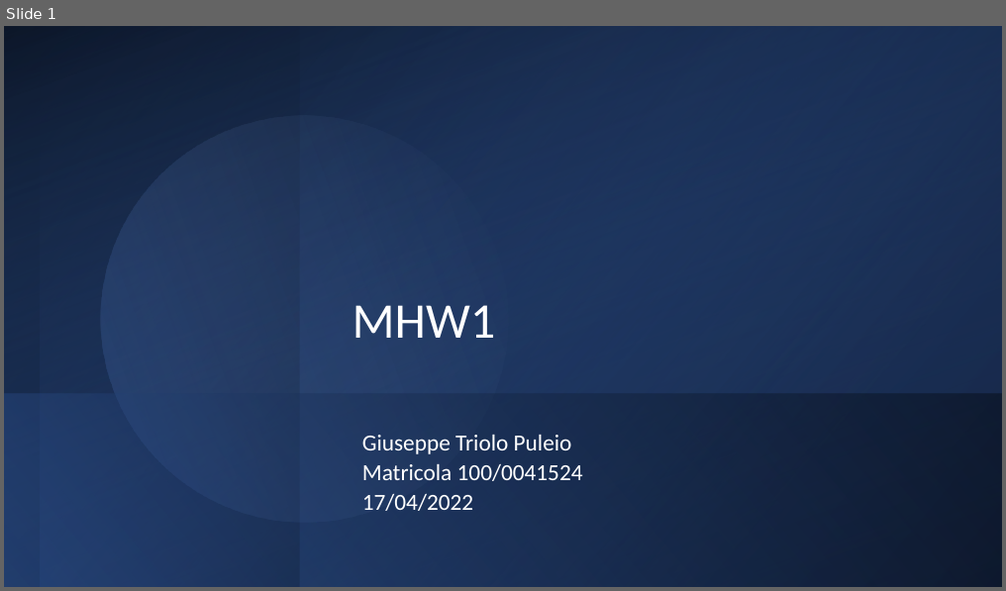
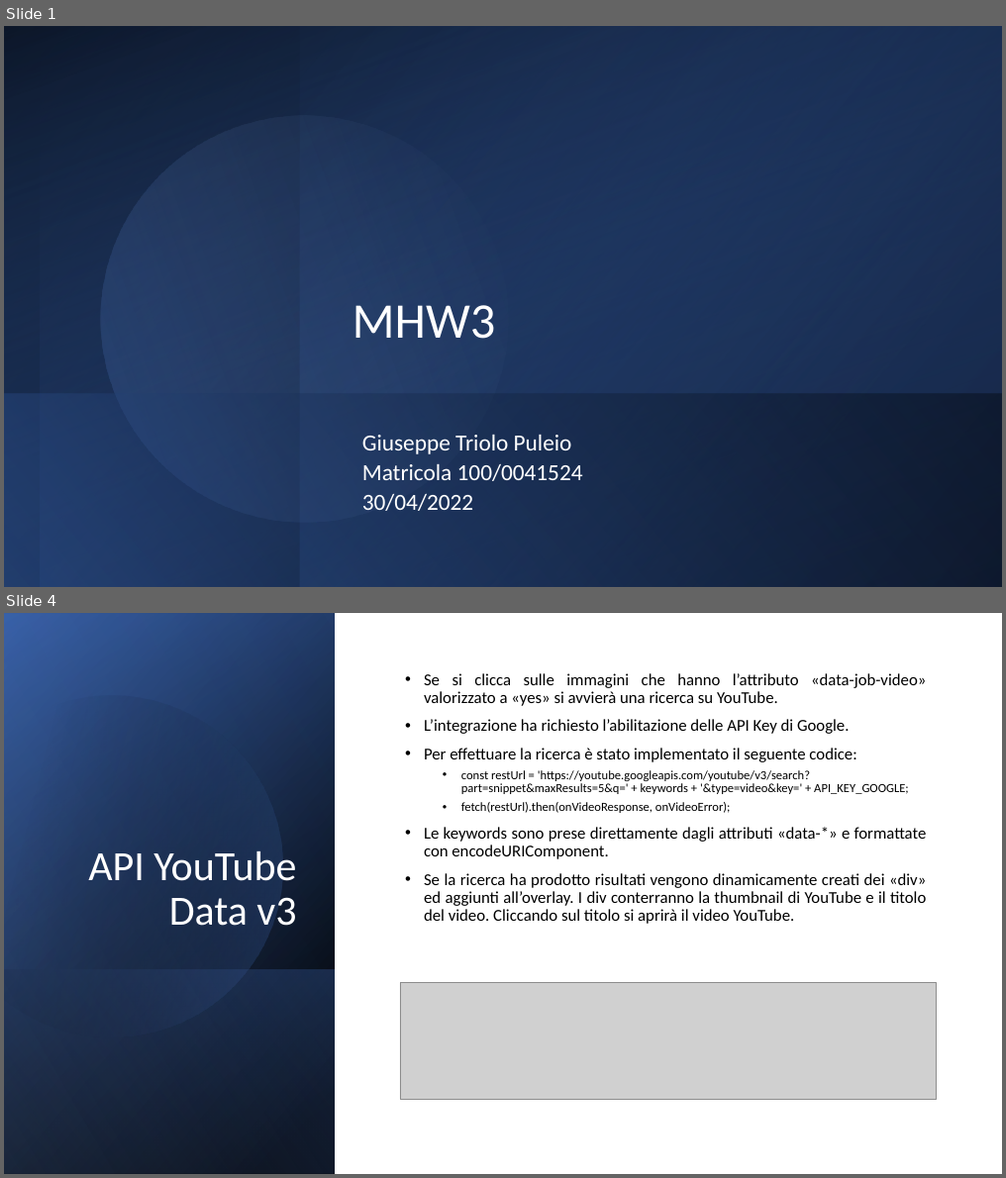
Before and after one commit to gtriolo87/mhw3, a slide deck: mhw3.pptx. Shown one above the other, each under a label of ours: slide 1 before the commit, slides 1 and 4 after it; the slides between them are not shown. The pictures are 1006x591 and 1006x1178 pixels, drawn with LibreOffice and Linux fonts; fonts in the diff are those of the drawing; grey boxes stand for pictures. Boxes give left, top, right and bottom in pixels: in the first picture for what was removed or moved away, otherwise in the second. Text is boxed around its words. In the diff, an @@ line names an element or a change of style, - is before the commit and + after.

```diff
--- a/mhw3.pptx
+++ b/mhw3.pptx
@@ slide 4 added at <box>4,613,1002,1174</box>, background #FFFFFF @@
@@ rectangle added at <box>4,613,1002,1174</box>, fill #FFFFFF @@
@@ rectangle added at <box>4,613,335,1174</box>, fill gradient #000000 to #2F5597 @@
@@ rectangle added at <box>4,614,335,1174</box>, fill gradient #000000 to #4472C4 @@
@@ rectangle added at <box>4,613,335,1173</box>, fill gradient #000000 to #8FAADC @@
@@ freeform shape added at <box>4,655,324,1072</box>, fill gradient #000000 to #4472C4 @@
@@ text added at <box>424,673,927,924</box>, 16 pt, text #000000 @@
+• Se si clicca sulle immagini che hanno l’attributo «data-job-video» valorizzato a «yes» si avvierà una ricerca su YouTube.
+• L’integrazione ha richiesto l’abilitazione delle API Key di Google.
+• Per effettuare la ricerca è stato implementato il seguente codice:
+  • const restUrl = 'https://youtube.googleapis.com/youtube/v3/search?part=snippet&maxResults=5&q=' + keywords + '&type=video&key=' + API_KEY_GOOGLE;
+  • fetch(restUrl).then(onVideoResponse, onVideoError);
+• Le keywords sono prese direttamente dagli attributi «data-*» e formattate con encodeURIComponent.
+• Se la ricerca ha prodotto risultati vengono dinamicamente creati dei «div» ed aggiunti all’overlay. I div conterranno la thumbnail di YouTube e il titolo del video. Cliccando sul titolo si aprirà il video YouTube.
@@ title added at <box>88,852,296,926</box>, 40 pt, text #FFFFFF @@
+API YouTube Data v3
@@ rectangle added at <box>4,969,335,1174</box>, fill gradient #4472C4 to #000000 @@
@@ picture added at <box>400,983,936,1099</box> @@
@@ slide 1 changed as well @@
@@ title at <box>352,305,496,339</box>: text changed @@
-MHW1
+MHW3
@@ subtitle at <box>362,494,473,511</box>: text changed @@
-17/04/2022
+30/04/2022
```
Also in this commit, not shown: 1 other slide changed, 4 other slides added, 6 slides removed.
